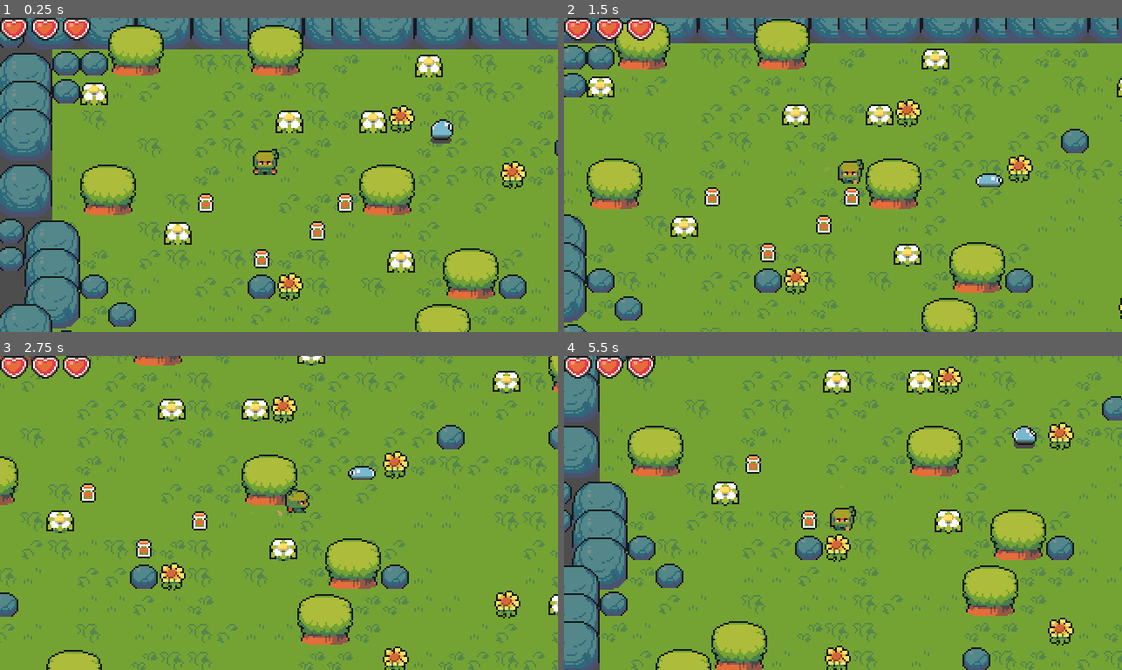
Above: before the commit, frames 1-4 (two rows, left to right).
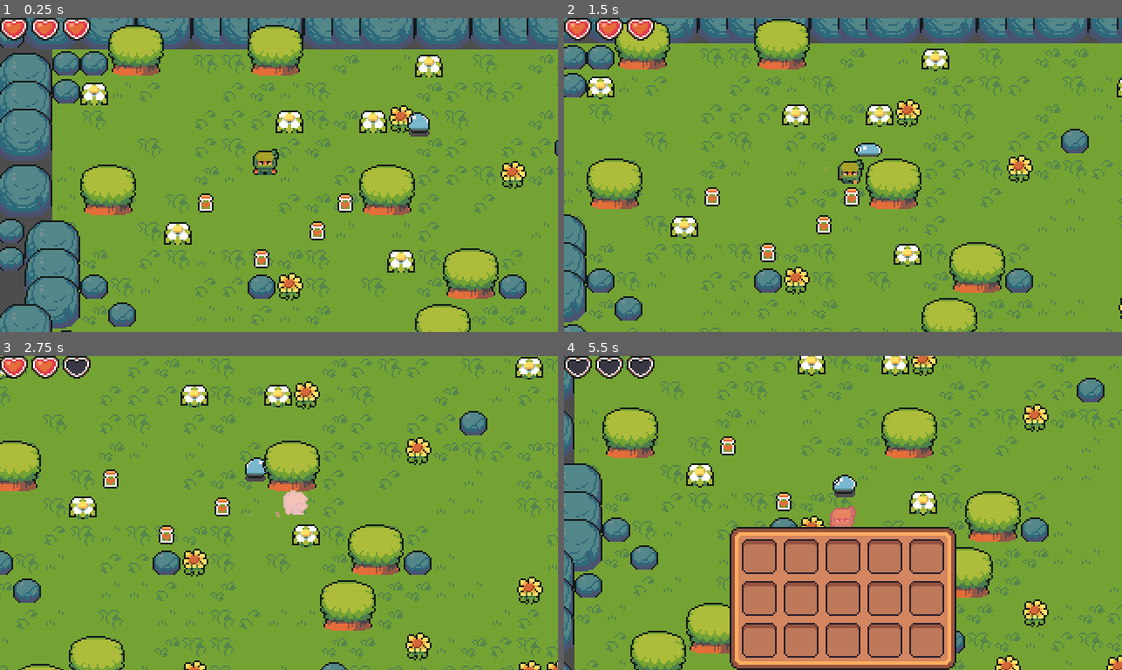
Above: after the commit, the same moments.

Repository: vladprizma/godot-tutorial-ninja-game
Game: Godot game, scene res://scenes/world/world.tscn
The game is run twice, just before and just after one commit, with the same random seed, the same clock (stepped at 60 frames per second) and the same inputs.
Inputs:
- Up to frame 1 (0.25 s): no input
- Up to frame 2 (1.5 s): hold Right (ui_right) 0.53-1.28 s; hold Shift 0.53-1.28 s; hold Down (ui_down) from 1.28 s (still down); tap Shift at 1.35 s
- Up to frame 3 (2.75 s): release Down (ui_down) at 2.03 s; hold Right (ui_right) from 2.03 s (still down); hold Shift from 2.03 s (still down)
- Up to frame 4 (5.5 s): release Right (ui_right) at 2.78 s; release Shift at 2.78 s; hold Up (ui_up) 2.78-3.53 s; tap Shift at 2.85, 4.35 s; hold Shift 3.53-4.28 s; hold Left (ui_left) 3.53-5.03 s; tap Tab (toggle_inventory, bound only after the commit) at 4.15 s; hold Down (ui_down) from 5.03 s (still down); hold Shift from 5.03 s (still down)

The runs differ from the first frame. In frame 1, 0.5% of the frame differs, in the area x 72-82%, y 30-40%; in frame 2, 0.4%; in frame 3, 28%; in frame 4, 50%, in the area x 0-100%, y 0-100%.

Commit message:
[+] inventory, enemy follows player
Добавлен инвентарь, активация на tab. Теперь слаймы преследуют игрока, а не бегают между заданными точками.

Diff:
--- a/project.godot
+++ b/project.godot
@@ -68,6 +68,11 @@
 , Object(InputEventKey,"resource_local_to_scene":false,"resource_name":"","device":-1,"window_id":0,"alt_pressed":false,"shift_pressed":false,"ctrl_pressed":false,"meta_pressed":false,"pressed":false,"keycode":0,"physical_keycode":83,"key_label":0,"unicode":115,"echo":false,"script":null)
 ]
 }
+toggle_inventory={
+"deadzone": 0.5,
+"events": [Object(InputEventKey,"resource_local_to_scene":false,"resource_name":"","device":-1,"window_id":0,"alt_pressed":false,"shift_pressed":false,"ctrl_pressed":false,"meta_pressed":false,"pressed":false,"keycode":0,"physical_keycode":4194306,"key_label":0,"unicode":0,"echo":false,"script":null)
+]
+}
 
 [layer_names]
 
--- a/scenes/enemies/slime.gd
+++ b/scenes/enemies/slime.gd
@@ -4,38 +4,29 @@
 # masks determine what i can detect
 
 # sprite above y-axis for y-sorting purposes
-# можно заметить что незакрашенная часть спрайта снизу под осью y,
+# во вкладке 2D можно заметить, что незакрашенная часть спрайта снизу под осью y,
 # потому что мы не будем учитывать пустые клетки при сортировке текстур
 @export var speed: int = 30 # медленнее чем игрок
 @export var limit: float = 0.5
 @export var endPoint: Marker2D
 
 @onready var animations: AnimationPlayer = $AnimationPlayer
+@onready var player: CharacterBody2D = $"../Player"
 
 const SPRITE_SIZE_PIXELS = 16
-var startPosition: Vector2
-var endPosition: Vector2
-var distance: Vector2
+var moveDirection: Vector2
 
-func _ready() -> void:
-	startPosition = position
-	endPosition = endPoint.global_position
-
-# todo ue сделать чтобы слайм не мог передвигаться когда на земле
+# todo ue сделать чтобы слайм не мог передвигаться когда на земле, а передвигался прыжками
 # todo ue обычно 5 FPS, но когда следует за игроком - около 10
 func updateVelocity() -> void:
-	var moveDirection: Vector2 = endPosition - position
-	if moveDirection.length() < limit:
-		var tempVector: Vector2 = endPosition
-		endPosition = startPosition
-		startPosition = tempVector
+	moveDirection = global_position.direction_to(player.global_position)
 	velocity = moveDirection.normalized() * speed
 
 func updateAnimation() -> void:
 	var direction: String = "_down"
-	if velocity.x < 0: direction = "_left"
-	elif velocity.x > 0: direction = "_right"
-	elif velocity.y < 0: direction = "_up"
+	if moveDirection.x < 0: direction = "_left"
+	elif moveDirection.x > 0: direction = "_right"
+	elif moveDirection.y < 0: direction = "_up"
 
 	animations.play("walk" + direction)
 
--- a/scenes/enemies/slime.tscn
+++ b/scenes/enemies/slime.tscn
@@ -227,7 +227,7 @@
 radius = 4.0
 height = 15.5556
 
-[node name="Slime_linear" type="CharacterBody2D"]
+[node name="Slime_follow" type="CharacterBody2D"]
 z_index = 1
 collision_layer = 2
 collision_mask = 2
--- /dev/null
+++ b/scenes/hud/inventory/inventory.gd
@@ -0,0 +1,11 @@
+extends Control
+
+var isOpen: bool
+
+func open() -> void:
+	visible = true
+	isOpen = true
+
+func close() -> void:
+	visible = false
+	isOpen = false
--- /dev/null
+++ b/scenes/hud/inventory/inventory.tscn
@@ -0,0 +1,83 @@
+[gd_scene load_steps=4 format=3 uid="uid://cqvfk3q61lqay"]
+
+[ext_resource type="Texture2D" uid="uid://bip2h0katy8t2" path="res://resources/hud/InventoryRect.png" id="1_it4v5"]
+[ext_resource type="Script" path="res://scenes/hud/inventory/inventory.gd" id="1_xys1x"]
+[ext_resource type="PackedScene" uid="uid://saa1ykwwhdil" path="res://scenes/hud/inventory/slot.tscn" id="2_wvy2n"]
+
+[node name="Inventory" type="Control"]
+custom_minimum_size = Vector2(130, 82)
+layout_mode = 3
+anchors_preset = 0
+offset_right = 130.0
+offset_bottom = 82.0
+script = ExtResource("1_xys1x")
+
+[node name="NinePatchRect" type="NinePatchRect" parent="."]
+layout_mode = 0
+offset_right = 130.0
+offset_bottom = 82.0
+texture = ExtResource("1_it4v5")
+patch_margin_left = 6
+patch_margin_top = 6
+patch_margin_right = 6
+patch_margin_bottom = 6
+
+[node name="GridContainer" type="GridContainer" parent="NinePatchRect"]
+layout_mode = 1
+anchors_preset = 8
+anchor_left = 0.5
+anchor_top = 0.5
+anchor_right = 0.5
+anchor_bottom = 0.5
+offset_left = -58.0
+offset_top = -34.0
+offset_right = 58.0
+offset_bottom = 34.0
+grow_horizontal = 2
+grow_vertical = 2
+columns = 5
+
+[node name="Slot" parent="NinePatchRect/GridContainer" instance=ExtResource("2_wvy2n")]
+layout_mode = 2
+
+[node name="Slot2" parent="NinePatchRect/GridContainer" instance=ExtResource("2_wvy2n")]
+layout_mode = 2
+
+[node name="Slot3" parent="NinePatchRect/GridContainer" instance=ExtResource("2_wvy2n")]
+layout_mode = 2
+
+[node name="Slot4" parent="NinePatchRect/GridContainer" instance=ExtResource("2_wvy2n")]
+layout_mode = 2
+
+[node name="Slot5" parent="NinePatchRect/GridContainer" instance=ExtResource("2_wvy2n")]
+layout_mode = 2
+
+[node name="Slot6" parent="NinePatchRect/GridContainer" instance=ExtResource("2_wvy2n")]
+layout_mode = 2
+
+[node name="Slot7" parent="NinePatchRect/GridContainer" instance=ExtResource("2_wvy2n")]
+layout_mode = 2
+
+[node name="Slot8" parent="NinePatchRect/GridContainer" instance=ExtResource("2_wvy2n")]
+layout_mode = 2
+
+[node name="Slot9" parent="NinePatchRect/GridContainer" instance=ExtResource("2_wvy2n")]
+layout_mode = 2
+
+[node name="Slot10" parent="NinePatchRect/GridContainer" instance=ExtResource("2_wvy2n")]
+layout_mode = 2
+
+[node name="Slot11" parent="NinePatchRect/GridContainer" instance=ExtResource("2_wvy2n")]
+layout_mode = 2
+
+[node name="Slot12" parent="NinePatchRect/GridContainer" instance=ExtResource("2_wvy2n")]
+layout_mode = 2
+
+[node name="Slot13" parent="NinePatchRect/GridContainer" instance=ExtResource("2_wvy2n")]
+layout_mode = 2
+
+[node name="Slot14" parent="NinePatchRect/GridContainer" instance=ExtResource("2_wvy2n")]
+layout_mode = 2
+
+[node name="Slot15" parent="NinePatchRect/GridContainer" instance=ExtResource("2_wvy2n")]
+layout_mode = 2
--- /dev/null
+++ b/scenes/hud/inventory/slot.tscn
@@ -0,0 +1,14 @@
+[gd_scene load_steps=2 format=3 uid="uid://saa1ykwwhdil"]
+
+[ext_resource type="Texture2D" uid="uid://cgps8yih1inws" path="res://resources/hud/inventorySlot.png" id="1_iccmb"]
+
+[node name="Slot" type="Panel"]
+self_modulate = Color(1, 1, 1, 0)
+custom_minimum_size = Vector2(20, 20)
+offset_right = 20.0
+offset_bottom = 20.0
+
+[node name="Sprite2D" type="Sprite2D" parent="."]
+texture = ExtResource("1_iccmb")
+centered = false
+vframes = 2
--- a/scenes/player/player.gd
+++ b/scenes/player/player.gd
@@ -1,7 +1,9 @@
 extends CharacterBody2D
 
 # sprite above y-axis for y-sorting purposes
-# alt + направление - к предыдущему месту в коде (пргыает даже между файлами)
+# alt + (влево/вправо) - к предыдущему месту в коде (пргыает даже между файлами)
+# ctrl + d - выделяет совпадения выделенного текста
+# ctrl + shift + o - позволяет искать по все созданным сценам
 
 # particles https://www.youtube.com/watch?v=-ywSvITV_fo
 # particles https://www.youtube.com/watch?v=rLsgX8x_Jg4
@@ -53,8 +55,7 @@
 			animations.stop()
 		return # если !animations.is_playing(), то возвращаемся тоже
 
-	# todo bug если врезаться во что то, то скорость будет нулевая и анимация
-	# не будет соответствовать выбранной стороне
+	# todo на джойстике указание верхней стороны ходьбы не включает соответствующую анимацию
 	var direction: String = "_down"
 	if moveDirection.x < 0: direction = "_left"
 	elif moveDirection.x > 0: direction = "_right"
--- /dev/null
+++ b/scenes/world/CanvasLayer.gd
@@ -0,0 +1,13 @@
+extends CanvasLayer
+
+@onready var inventory: Control = $Inventory
+
+func _ready() -> void:
+	inventory.close()
+
+func _input(event: InputEvent) -> void:
+	if event.is_action_pressed("toggle_inventory"):
+		if inventory.isOpen:
+			inventory.close()
+		else:
+			inventory.open()
--- a/scenes/world/world.gd
+++ b/scenes/world/world.gd
@@ -3,14 +3,7 @@
 @onready var heartsContainer: HBoxContainer = $CanvasLayer/HeartsContainer
 @onready var player: CharacterBody2D = $Player
 
-
-# Called when the node enters the scene tree for the first time.
 func _ready() -> void:
 	heartsContainer.setMaxHearts(player.maxHealth)
 	heartsContainer.updateHearts(player.currentHealth)
 	player.healthChanged.connect(heartsContainer.updateHearts)
-
-
-# Called every frame. 'delta' is the elapsed time since the previous frame.
-func _process(delta: float) -> void:
-	pass
--- a/scenes/world/world.tscn
+++ b/scenes/world/world.tscn
@@ -9,6 +9,8 @@
 [ext_resource type="Script" path="res://scenes/world/FollowCam.gd" id="5_dlqg0"]
 [ext_resource type="PackedScene" uid="uid://ijxwpqdjrqhp" path="res://scenes/enemies/slime.tscn" id="6_h0hpk"]
 [ext_resource type="PackedScene" uid="uid://bjyj3y1iq5jvd" path="res://scenes/hud/hearts_container.tscn" id="7_tpxrs"]
+[ext_resource type="Script" path="res://scenes/world/CanvasLayer.gd" id="9_rq4jx"]
+[ext_resource type="PackedScene" uid="uid://cqvfk3q61lqay" path="res://scenes/hud/inventory/inventory.tscn" id="10_vgta6"]
 
 [sub_resource type="TileSetAtlasSource" id="TileSetAtlasSource_7u0af"]
 texture = ExtResource("2_y2ylh")
@@ -2652,11 +2654,22 @@
 
 [node name="Slime" parent="." node_paths=PackedStringArray("endPoint") instance=ExtResource("6_h0hpk")]
 position = Vector2(216, 48)
-endPoint = NodePath("Marker2D")
-
-[node name="Marker2D" type="Marker2D" parent="Slime"]
-position = Vector2(40, 48)
+endPoint = NodePath("")
 
 [node name="CanvasLayer" type="CanvasLayer" parent="."]
+script = ExtResource("9_rq4jx")
 
 [node name="HeartsContainer" parent="CanvasLayer" instance=ExtResource("7_tpxrs")]
+
+[node name="Inventory" parent="CanvasLayer" instance=ExtResource("10_vgta6")]
+anchors_preset = 7
+anchor_left = 0.5
+anchor_top = 1.0
+anchor_right = 0.5
+anchor_bottom = 1.0
+offset_left = -65.0
+offset_top = -82.0
+offset_right = 65.0
+offset_bottom = 0.0
+grow_horizontal = 2
+grow_vertical = 0
Binary file added: resources/hud/InventoryRect.png
Not shown, added: resources/hud/InventoryRect.png.import
Binary file added: resources/hud/inventorySlot.png
Not shown, added: resources/hud/inventorySlot.png.import
Not shown: 1 places in scenes/world/world.tscn that only renumber resources
